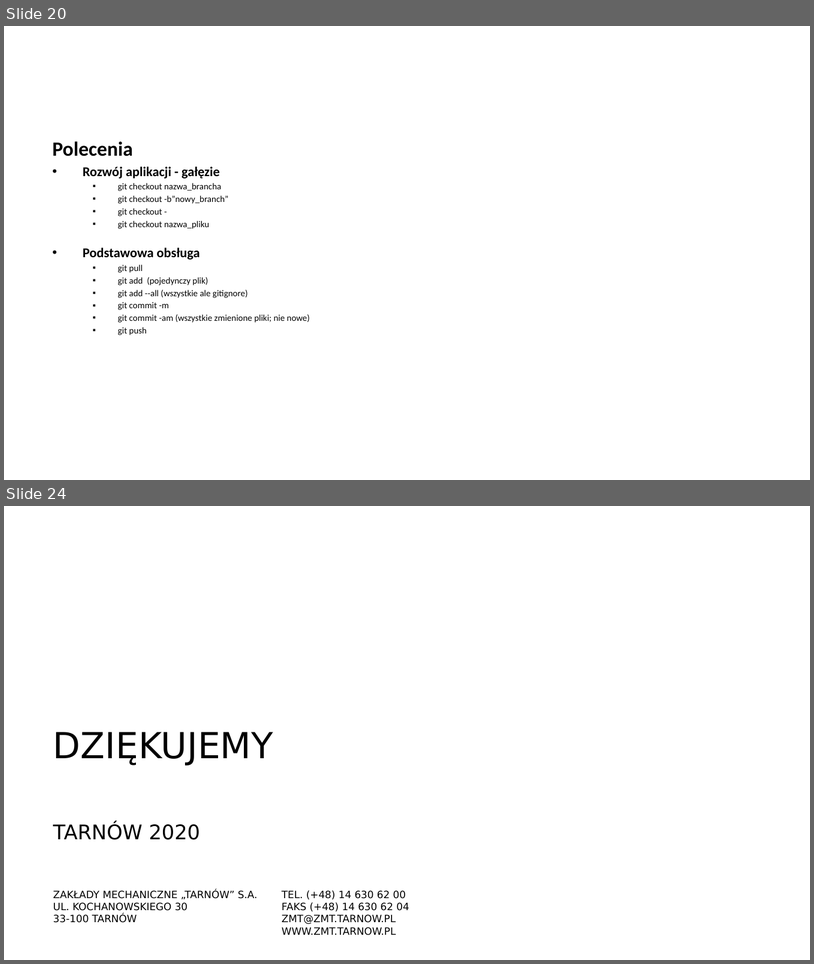
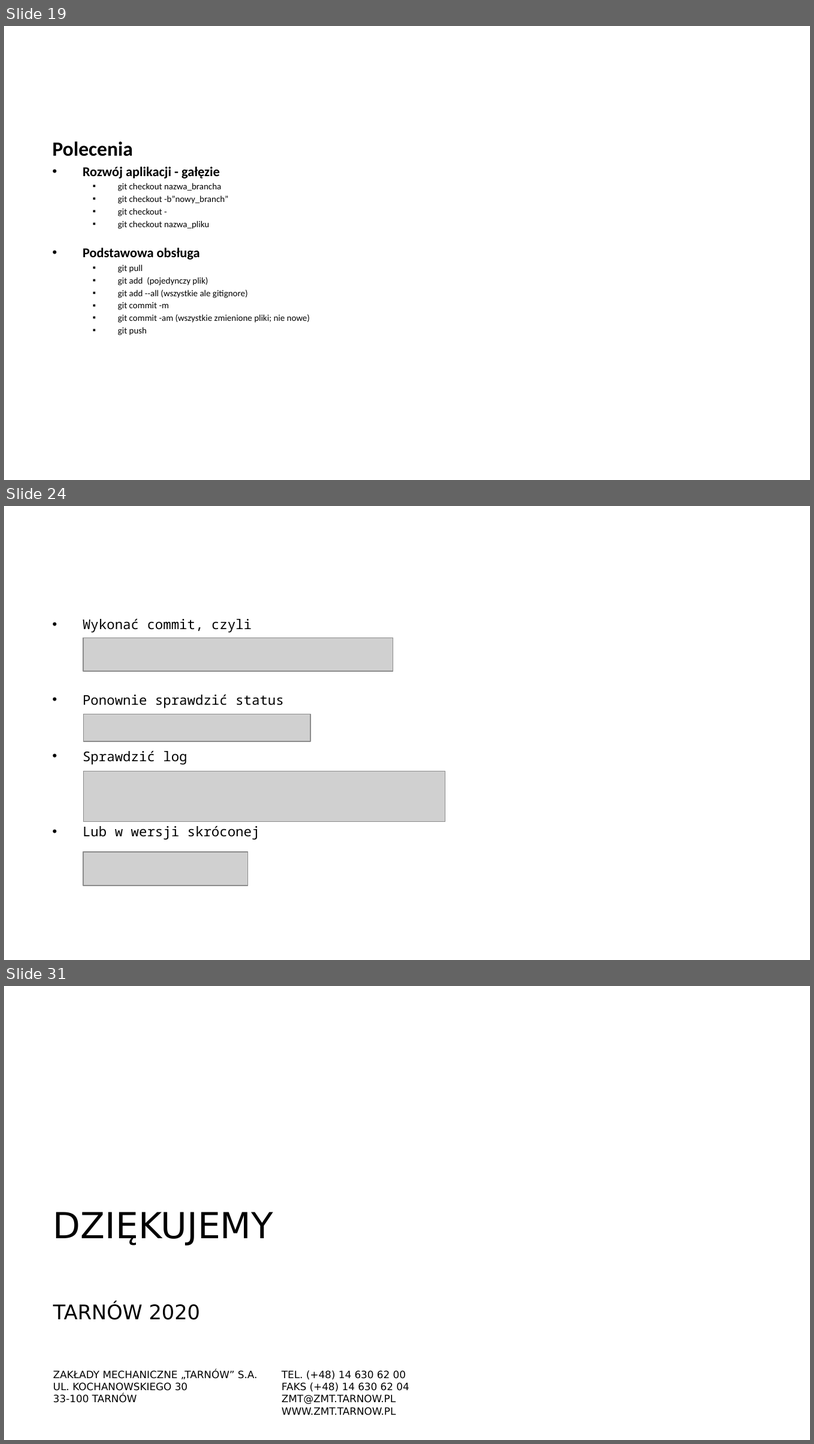
Before and after one commit to arturkwiek/gitlab-tutorial, a slide deck: gitLab - tutorial.pptx. Shown one above the other, each under a label of ours: slides 20 and 24 before the commit, slides 19, 24 and 31 after it; the slides between them are not shown. The pictures are 814x964 and 814x1444 pixels, drawn with LibreOffice and Linux fonts; fonts in the diff are those of the drawing; grey boxes stand for pictures; background and template pictures are left out. Boxes give left, top, right and bottom in pixels: in the first picture for what was removed or moved away, otherwise in the second. Text is boxed around its words. In the diff, an @@ line names an element or a change of style, - is before the commit and + after.

```diff
--- a/gitLab - tutorial.pptx
+++ b/gitLab - tutorial.pptx
@@ slide 24 added at (4,506,810,960), background picture (left out) @@
@@ text added at (83,619,284,840), 12 pt, text #000000 @@
+• Wykonać commit, czyli
+• Ponownie sprawdzić status
+• Sprawdzić log
+• Lub w wersji skróconej
@@ picture added at (83,637,393,672) @@
@@ picture added at (83,714,311,741) @@
@@ picture added at (83,771,445,822) @@
@@ picture added at (83,852,248,886) @@
@@ what was slide 20 is now slide 19 @@
@@ what was slide 24 is now slide 31 @@
```
Also in this commit, not shown: 2 slides changed, 7 other slides added, 1 slide removed.
